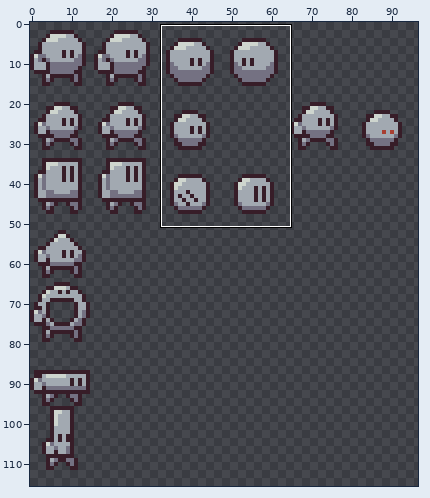
Pixel-art file -- assets/robotsheet.ase. The picture above shows the old version from afar; the outline marks the close-up.
Close-up. First the earlier version:
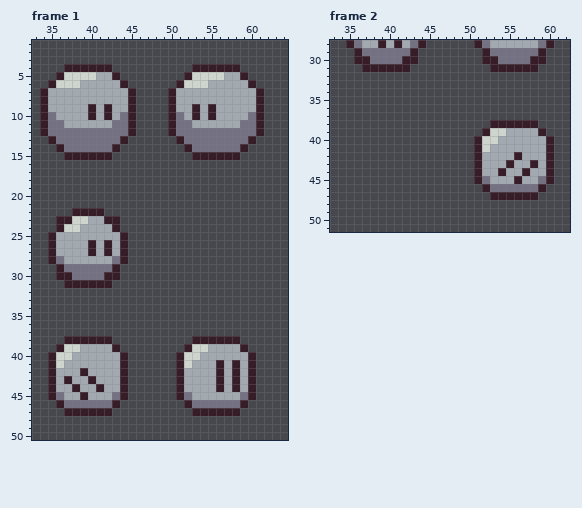
128x256 pixels, 5 frames. Shown: frame 1: x 33..64, y 1..50; frame 2: x 33..62, y 28..51. The wide view leaves out empty margins. The commit also changed other frames or places, which this record leaves out.
The same view after the edit:
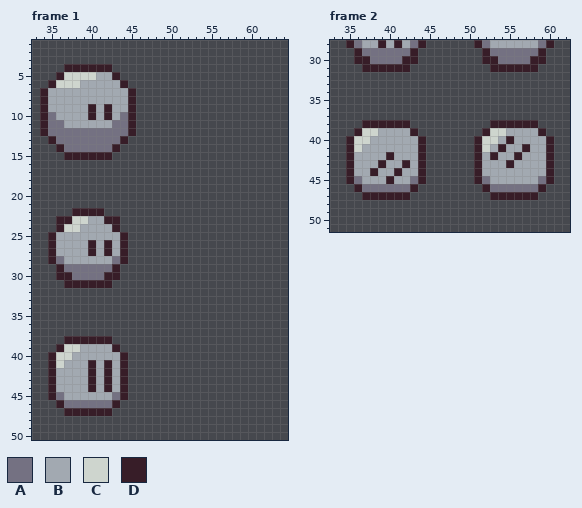
Palette (. is transparent): A #747182  B #a2a9b1  C #ced5ce  D #371d28
Change:
--- frame 1, layer "Layer 1"
@@ x 48..63 @@
  3 ................
- 4 .....DDDDDD.....
- 5 ....DCCCCBBD....
- 6 ...DCCCBBBBBD...
- 7 ..DBBBBBBBBBBD..
- 8 ..DBBBBBBBBBBD..
- 9 ..DBBDBDBBBBBD..
-10 ..DABDBDBBBBAD..
-11 ..DAABBBBBBAAD..
-12 ..DAAAAAAAAAAD..
-13 ...DAAAAAAAAD...
-14 ....DAAAAAAD....
-15 .....DDDDDD.....
+ 4 ................
+ 5 ................
+ 6 ................
+ 7 ................
+ 8 ................
+ 9 ................
+10 ................
+11 ................
+12 ................
+13 ................
+14 ................
+15 ................
 16 ................
@@ x 33..64 @@
 37 ................................
-38 ....DDDDDD..........DDDDDD......
-39 ...DCCBBBBD........DCCBBBBD.....
-40 ..DCCBBBBBBD......DCCBBBBBBD....
-41 ..DCBBBBBBBD......DCBBBDBDBD....
-42 ..DBBBDBBBBD......DBBBBDBDBD....
-43 ..DBDBBDBBBD......DBBBBDBDBD....
-44 ..DBBDBBDBBD......DBBBBDBDBD....
-45 ..DABBDBBBAD......DABBBBBBAD....
-46 ...DAAAAAAD........DAAAAAAD.....
-47 ....DDDDDD..........DDDDDD......
+38 ....DDDDDD......................
+39 ...DCCBBBBD.....................
+40 ..DCCBBBBBBD....................
+41 ..DCBBBDBDBD....................
+42 ..DBBBBDBDBD....................
+43 ..DBBBBDBDBD....................
+44 ..DBBBBDBDBD....................
+45 ..DABBBBBBAD....................
+46 ...DAAAAAAD.....................
+47 ....DDDDDD......................
 48 ................................
--- frame 2, layer "Layer 1"
@@ x 33..62 @@
 37 ..............................
-38 ....................DDDDDD....
-39 ...................DCCBBBBD...
-40 ..................DCCBBBBBBD..
-41 ..................DCBBBBBBBD..
-42 ..................DBBBBDBBBD..
-43 ..................DBBBDBBDBD..
-44 ..................DBBDBBDBBD..
-45 ..................DABBBDBBAD..
-46 ...................DAAAAAAD...
-47 ....................DDDDDD....
+38 ....DDDDDD..........DDDDDD....
+39 ...DCCBBBBD........DCCBBBBD...
+40 ..DCCBBBBBBD......DCCBDBBBBD..
+41 ..DCBBBBBBBD......DCBDBBDBBD..
+42 ..DBBBBDBBBD......DBDBBDBBBD..
+43 ..DBBBDBBDBD......DBBBDBBBBD..
+44 ..DBBDBBDBBD......DBBBBBBBBD..
+45 ..DABBBDBBAD......DABBBBBBAD..
+46 ...DAAAAAAD........DAAAAAAD...
+47 ....DDDDDD..........DDDDDD....
 48 ..............................
